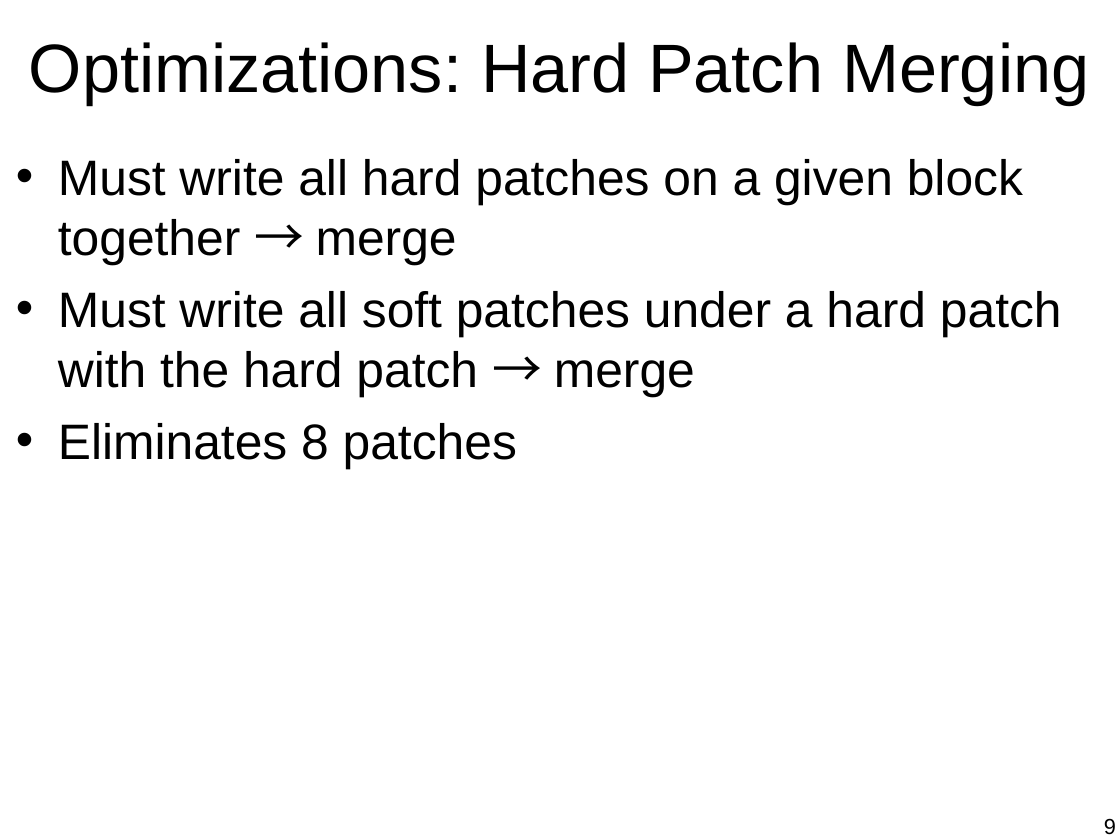
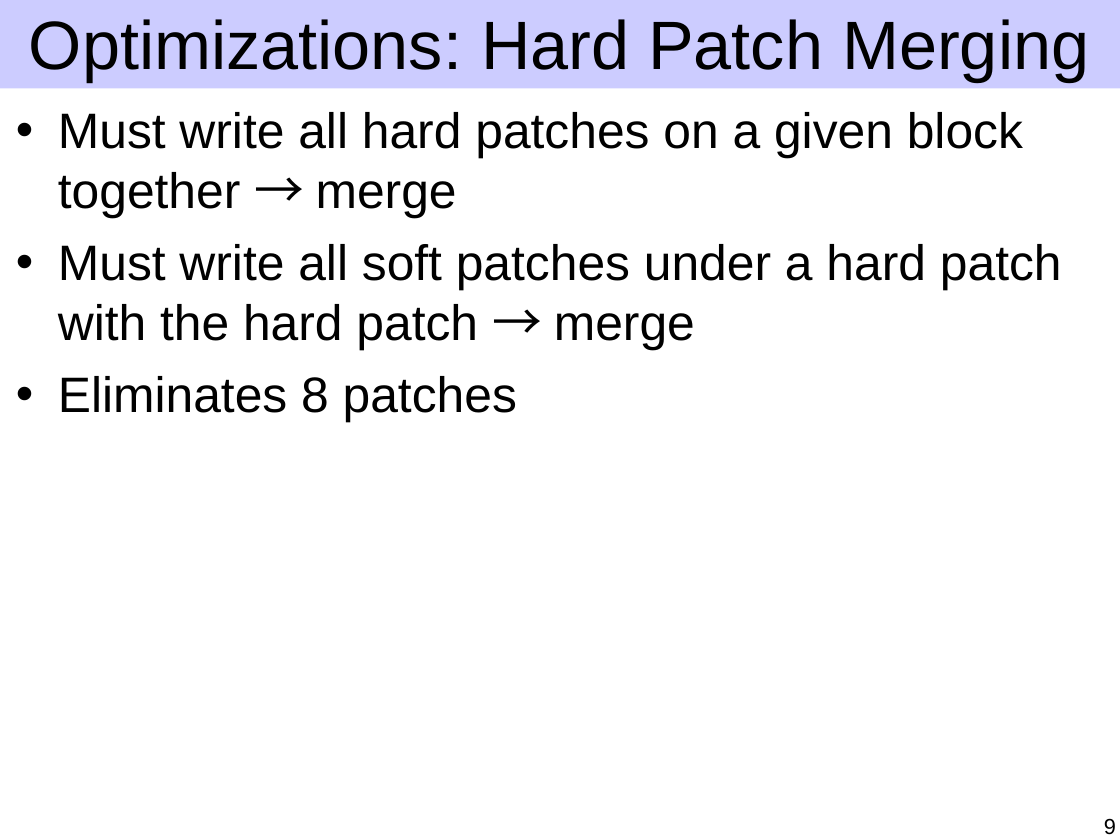
Before and after one commit to ucla-readable/fstitch-doc, a slide deck: slide 9 of sosp/pres.ppt. Drawn at 1120x840 pixels with LibreOffice and Linux fonts; fonts in the diff are those of the drawing. Boxes give left, top, right and bottom in pixels: in the first picture for what was removed or moved away, otherwise in the second. Text is boxed around its words. In the diff, an @@ line names an element or a change of style, - is before the commit and + after.

```diff
--- a/sosp/pres.ppt
+++ b/sosp/pres.ppt
@@ rectangle added at box(0, 0, 1120, 88), fill #CCCCFF @@
@@ title "Optimizations: Hard Patch Merging": place and size @@
-title "Optimizations: Hard Patch Merging" at box(29, 42, 1089, 105)
+title "Optimizations: Hard Patch Merging" at box(29, 19, 1089, 81)
@@ text "Must write all hard patches ...": place and size @@
-text "Must write all hard patches ..." at box(58, 159, 1062, 469)
+text "Must write all hard patches ..." at box(58, 112, 1062, 423)
```
Also in this commit, not shown: 19 other slides changed.
